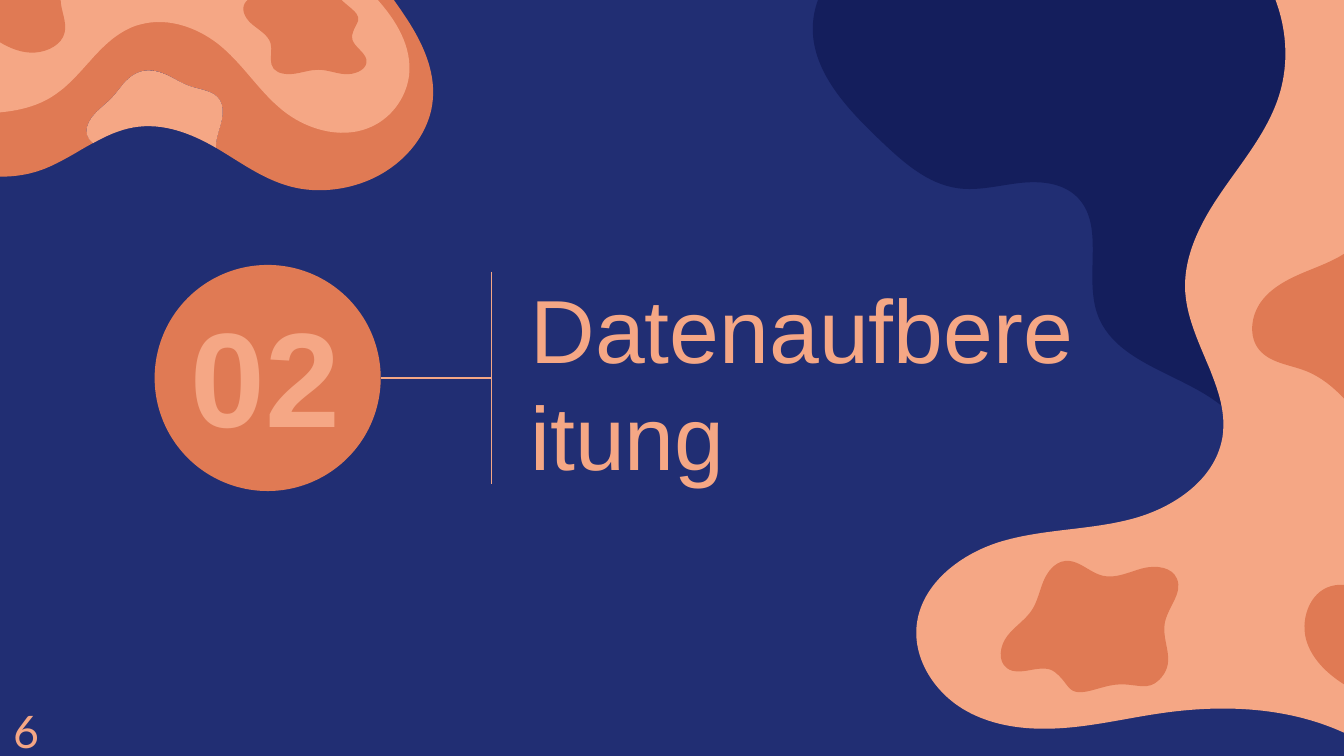
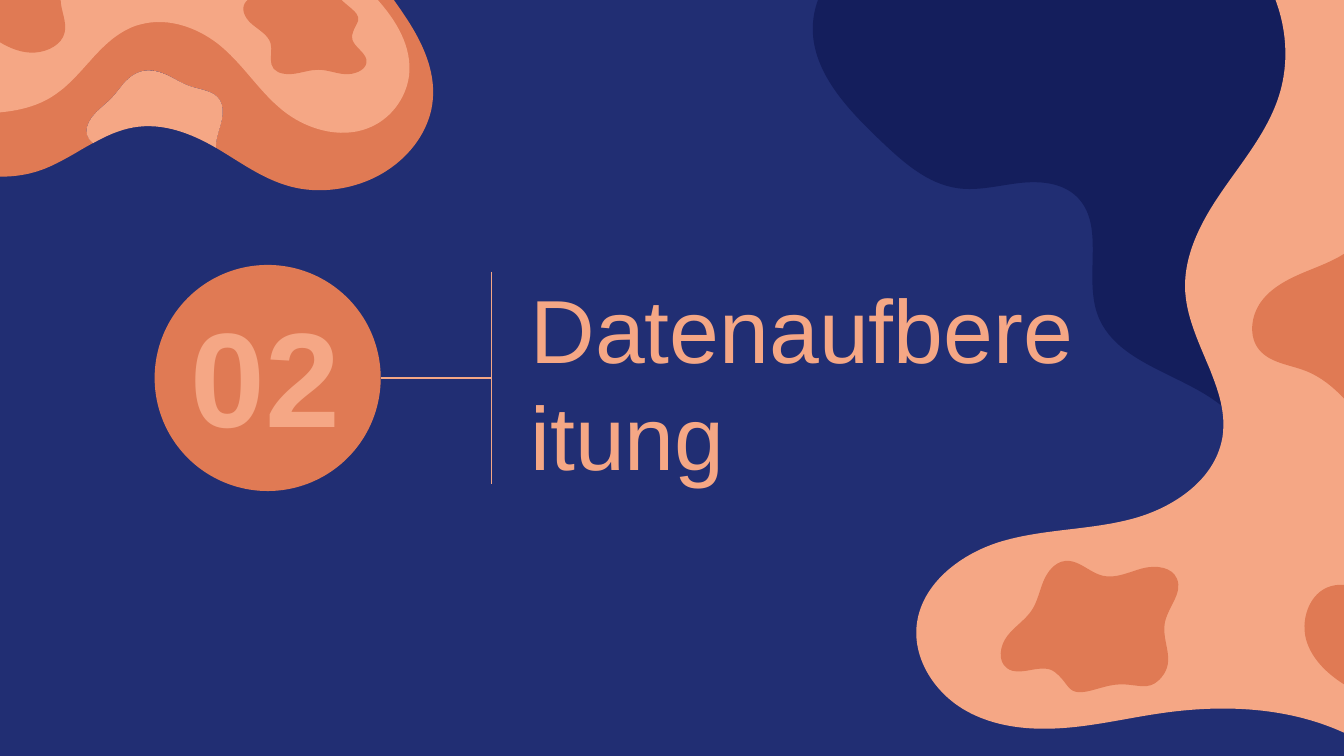
Before and after one commit to amarquard089/Covid19-Hospitalisierungsrate, a slide deck: slide 11 of Praesentation/COVID-19 Hospitalisierungsrate.pptx (slide 12 before the commit). Drawn at 1344x756 pixels with LibreOffice and Linux fonts; fonts in the diff are those of the drawing. Boxes give left, top, right and bottom in pixels: in the first picture for what was removed or moved away, otherwise in the second. Text is boxed around its words. In the diff, an @@ line names an element or a change of style, - is before the commit and + after.

```diff
--- a/Praesentation/COVID-19 Hospitalisierungsrate.pptx
+++ b/Praesentation/COVID-19 Hospitalisierungsrate.pptx
@@ text removed at [13, 716, 39, 749] @@
-6
```
Also in this commit, not shown: 6 other slides changed, 1 slide added, 2 slides removed.
